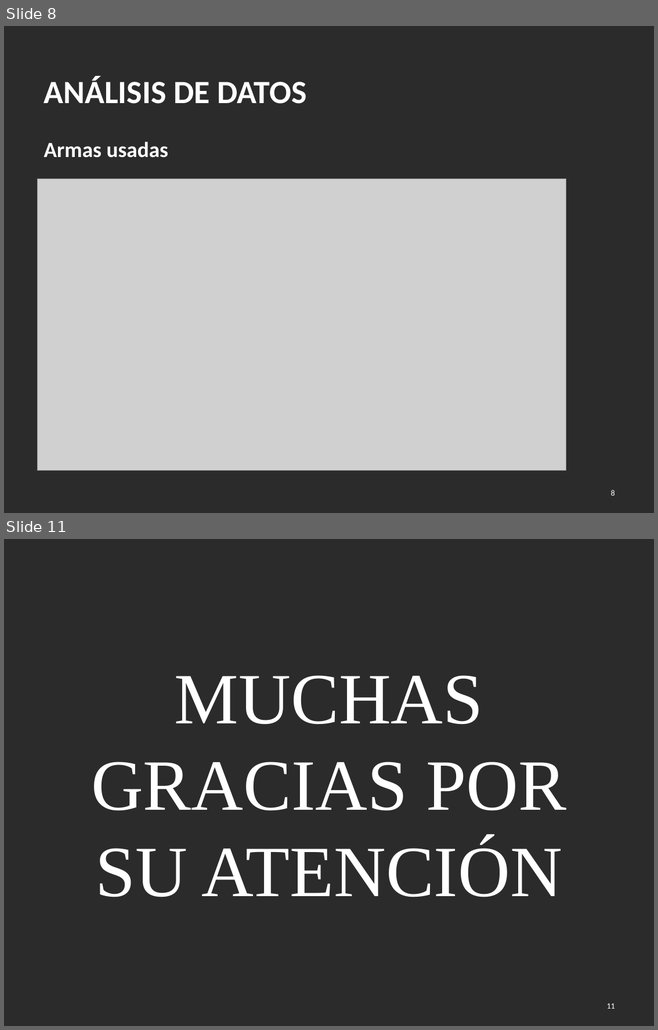
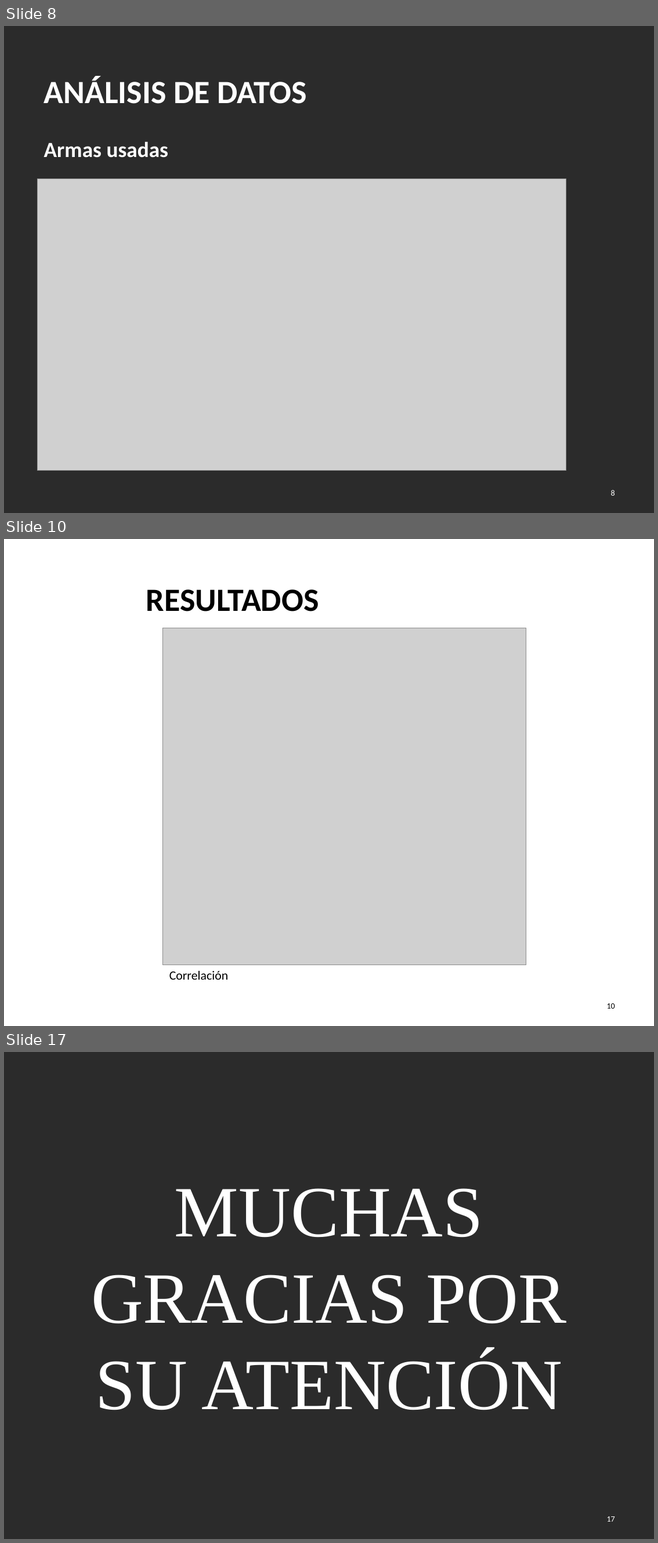
Before and after one commit to VEEB276/Violencia_Dom-stica_Colombia, a slide deck: Presentacion/Proyecto Artificial Violencia Doméstica.pptx. Shown one above the other, each under a label of ours: slides 8 and 11 before the commit, slides 8, 10 and 17 after it; the slides between them are not shown. The pictures are 658x1030 and 658x1543 pixels, drawn with LibreOffice and Linux fonts; fonts in the diff are those of the drawing; grey boxes stand for pictures; background and template pictures are left out; a plain dark background stands for a picture behind light text. Boxes give left, top, right and bottom in pixels: in the first picture for what was removed or moved away, otherwise in the second. Text is boxed around its words. In the diff, an @@ line names an element or a change of style, - is before the commit and + after.

```diff
--- a/Presentacion/Proyecto Artificial Violencia Doméstica.pptx
+++ b/Presentacion/Proyecto Artificial Violencia Doméstica.pptx
@@ slide 10 added at (x1=4, y1=539, x2=654, y2=1026), background picture (left out) @@
@@ title added at (x1=146, y1=589, x2=319, y2=611), 36 pt, text #000000, bold @@
+RESULTADOS
@@ picture added at (x1=162, y1=628, x2=525, y2=965) @@
@@ text added at (x1=169, y1=971, x2=228, y2=980), 14 pt, text #000000 @@
+Correlación
@@ page number added at (x1=607, y1=1004, x2=615, y2=1009), 9 pt, text #000000 @@
+10
@@ what was slide 11 is now slide 17 @@
@@ page number at (x1=607, y1=1517, x2=615, y2=1522): text changed @@
-11
+17
```
Also in this commit, not shown: 1 slide changed, 6 other slides added, 1 slide removed, 1 other file.
